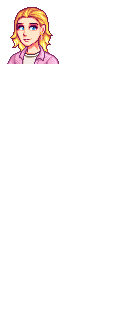
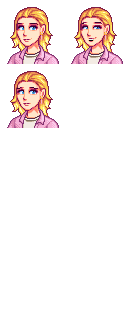
Revision of a layered 128x320 image; what changed, layer by layer:
painted on "SDV_Ana_64.png" over [7, 7, 123, 128]
